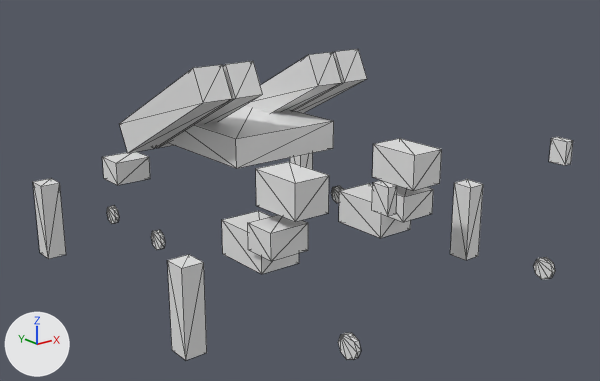
Two versions of the OBJ model Assets/_Project/Art/Environment/Dominion/SAM01_Picket/SAM01_Equipment.obj, one commit apart.
One viewpoint serves both versions: a 50 mm camera at (-7.74, -9.33, 5.35) aimed at (-0.09, 0.23, 1.52). Every picture has the same lights, and +X, +Y and +Z are marked at lower left. The picture after the commit comes second. Mesh edges are drawn as thin lines. Where no turn or scale is listed for an object, it has been applied to the vertices.

In view in the first picture: 'SAM01_Equipment'.
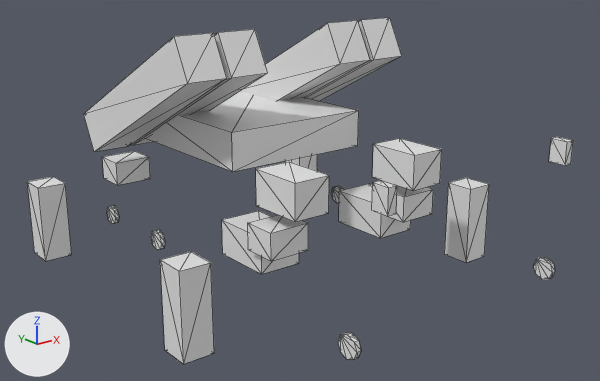
The newer file is also rescaled (x1.5) as a whole; pictures and numbers use the older file's frame.

Location of each change, [x1, y1, x2, y2] in pixels of the pictures (600 x 381 px; the box of a moved part takes in the faces that stretch with it):
```json
{"object": "SAM01_Equipment", "change": "reshaped", "before": [33, 49, 573, 360], "after": [27, 18, 573, 364], "on screen": "11% taller"}
{"part": 1, "of": "me_sam01_equipment", "change": "moved or reshaped", "before": [167, 254, 207, 360], "after": [160, 252, 214, 364]}
{"part": 2, "of": "me_sam01_equipment", "change": "moved or reshaped", "before": [450, 179, 483, 260], "after": [445, 178, 489, 262]}
{"part": 3, "of": "me_sam01_equipment", "change": "moved or reshaped", "before": [33, 178, 66, 259], "after": [27, 177, 72, 261]}
{"part": 4, "of": "me_sam01_equipment", "change": "moved or reshaped", "before": [290, 153, 313, 170], "after": [285, 154, 317, 171]}
{"part": 5, "of": "me_sam01_equipment", "change": "moved or reshaped", "before": [168, 106, 334, 168], "after": [146, 91, 359, 172]}
{"part": 6, "of": "me_sam01_equipment", "change": "moved or reshaped", "before": [157, 61, 263, 148], "after": [132, 29, 268, 145]}
{"part": 7, "of": "me_sam01_equipment", "change": "moved or reshaped", "before": [120, 65, 232, 153], "after": [84, 33, 227, 152]}
{"part": 8, "of": "me_sam01_equipment", "change": "moved or reshaped", "before": [244, 52, 342, 113], "after": [241, 20, 370, 101]}
{"part": 9, "of": "me_sam01_equipment", "change": "moved or reshaped", "before": [293, 49, 367, 113], "after": [305, 18, 402, 101]}
```

Edits to the scene script, one JSON object a line:
```json
{"block": "me_sam01_equipment", "where": "# used by ob_sam01_equipment; location = (0.0, 0.0, 0.0)"}
{"op": "remove", "block": "me_sam01_equipment", "code": "me_sam01_equipment.from_pydata(...)  # 248 vertices, 396 faces; spans x -2.89..2.89, y -3.27..3.98, z 0.05..3.49"}
{"op": "add", "block": "me_sam01_equipment", "code": "me_sam01_equipment.from_pydata(...)  # 248 vertices, 396 faces; spans x -2.96..2.96, y -3.28..3.99, z 0.05..3.99"}
{"block": "me_sam01_equipment", "change": "me_sam01_equipment part 1: the loose piece of 8 vertices spanning x -2.89..-2.57, y -0.9..-0.55, z 0.05..1.33 is scaled about its middle by (1.44, 1.37, 1)"}
{"block": "me_sam01_equipment", "change": "me_sam01_equipment part 2: the loose piece of 8 vertices spanning x 2.57..2.89, y -0.9..-0.55, z 0.05..1.33 is scaled about its middle by (1.44, 1.37, 1)"}
{"block": "me_sam01_equipment", "change": "me_sam01_equipment part 3: the loose piece of 8 vertices spanning x -2.89..-2.57, y 3.55..3.89, z 0.05..1.33 is scaled about its middle by (1.44, 1.37, 1)"}
{"block": "me_sam01_equipment", "change": "me_sam01_equipment part 4: the loose piece of 8 vertices spanning x 2.57..2.89, y 3.55..3.89, z 0.05..1.33 is scaled about its middle by (1.44, 1.37, 1)"}
{"block": "me_sam01_equipment", "change": "me_sam01_equipment part 5: the loose piece of 8 vertices spanning x -0.96..0.96, y 0.68..2.83, z 1.93..2.39 is scaled about its middle by 1.28, then moved by (0.0, 0.0, 0.13)"}
{"block": "me_sam01_equipment", "change": "me_sam01_equipment part 6: the loose piece of 8 vertices spanning x -1.02..-0.54, y 0.56..3.22, z 1.79..3.49 is scaled about its middle by 1.28, then moved by (-0.22, 0.04, 0.26)"}
{"block": "me_sam01_equipment", "change": "me_sam01_equipment part 7: the loose piece of 8 vertices spanning x -1.58..-1.09, y 0.56..3.22, z 1.79..3.49 is scaled about its middle by 1.28, then moved by (-0.37, 0.04, 0.26)"}
{"block": "me_sam01_equipment", "change": "me_sam01_equipment part 8: the loose piece of 8 vertices spanning x 0.54..1.02, y 0.56..3.22, z 1.79..3.49 is scaled about its middle by 1.28, then moved by (0.22, 0.04, 0.26)"}
{"block": "me_sam01_equipment", "change": "me_sam01_equipment part 9: the loose piece of 8 vertices spanning x 1.09..1.58, y 0.56..3.22, z 1.79..3.49 is scaled about its middle by 1.28, then moved by (0.37, 0.04, 0.26)"}
```
